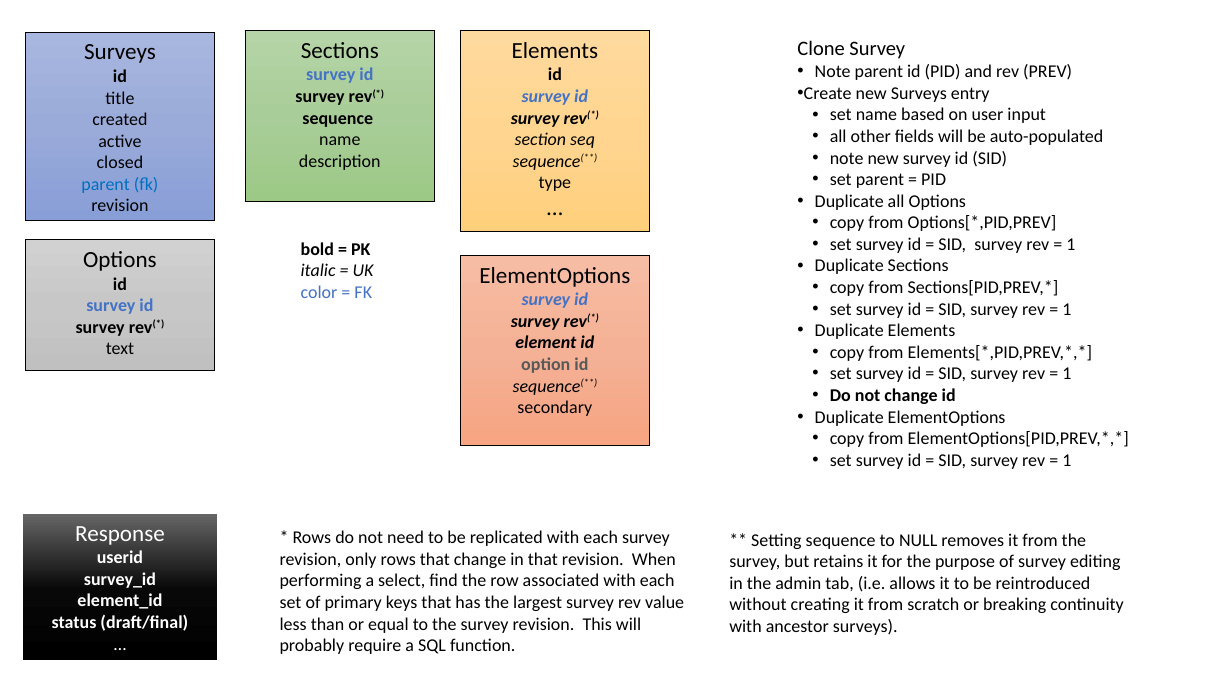
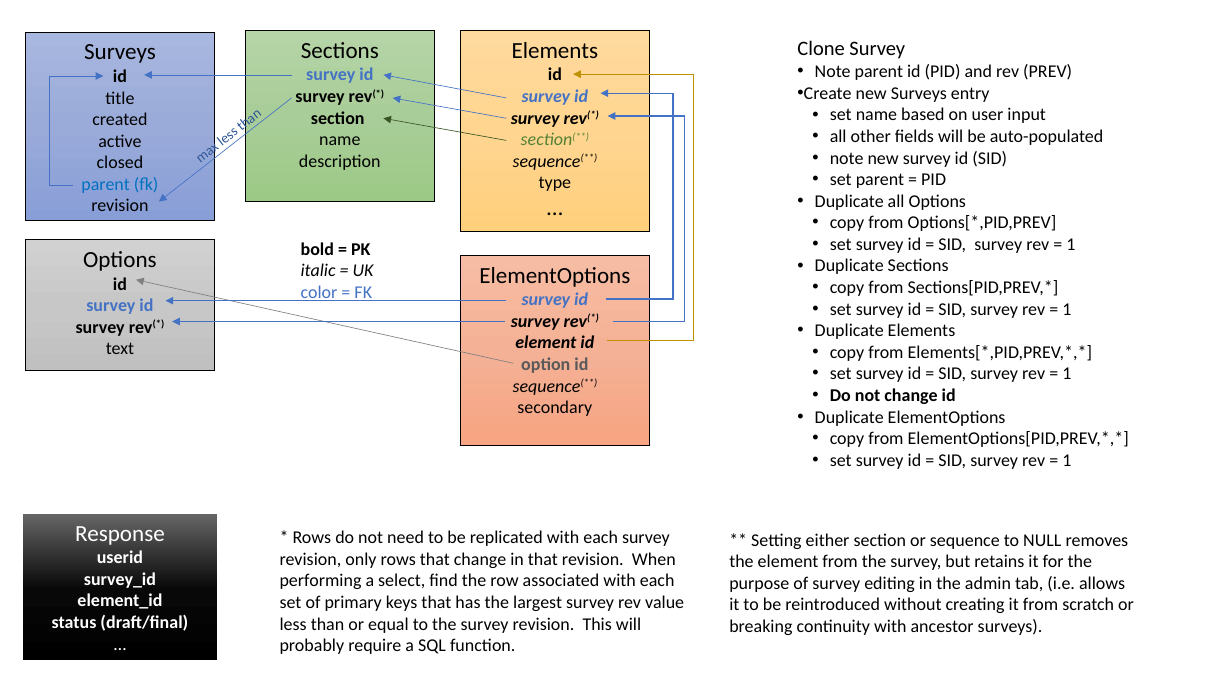
Before and after one commit to mikemayer67/tlc-ttsurvey, a slide deck: slide 2 of SurveyTables.pptx. Drawn at 1232x693 pixels with LibreOffice and Linux fonts; fonts in the diff are those of the drawing. Boxes give left, top, right and bottom in pixels: in the first picture for what was removed or moved away, otherwise in the second. Text is boxed around its words. In the diff, an @@ line names an element or a change of style, - is before the commit and + after.

```diff
--- a/SurveyTables.pptx
+++ b/SurveyTables.pptx
@@ elbow arrow added from (73, 186) to (104, 76), #4472C4 0.5 pt @@
@@ arrow added from (292, 75) to (144, 75), #4472C4 0.5 pt @@
@@ arrow added from (506, 98) to (384, 75), #4472C4 0.5 pt @@
@@ elbow arrow added from (607, 341) to (573, 74), #BF9000 1 pt @@
@@ arrow added from (292, 98) to (159, 201), #4472C4 0.5 pt @@
@@ text in rectangle at bbox=[311, 111, 365, 124]: text changed @@
-sequence
+section
@@ arrow added from (506, 140) to (384, 118), #385723 0.5 pt @@
@@ arrow added from (506, 118) to (393, 98), #4472C4 0.5 pt @@
@@ elbow arrow added from (606, 299) to (601, 93), #4472C4 1 pt @@
@@ elbow arrow added from (613, 322) to (608, 116), #4472C4 1 pt @@
@@ text in rectangle at bbox=[521, 132, 573, 145]: text changed; text colour #000000 to #548235 @@
-section seq
+section(**)
@@ arrow added from (514, 363) to (136, 280), #808080 0.5 pt @@
@@ arrow added from (506, 300) to (165, 300), #4472C4 0.5 pt @@
@@ arrow added from (505, 322) to (172, 322), #4472C4 0.5 pt @@
@@ text at bbox=[729, 533, 1134, 635]: text changed @@
-** Setting sequence to NULL removes it from the survey, but retains it for the purpose of survey editing in the admin tab, (i.e. allows it to be reintroduced without creating it from scratch or breaking continuity with ancestor surveys).
+** Setting either section or sequence to NULL removes the element from the survey, but retains it for the purpose of survey editing in the admin tab, (i.e. allows it to be reintroduced without creating it from scratch or breaking continuity with ancestor surveys).
```
Also in this commit, not shown: 3 other files.
